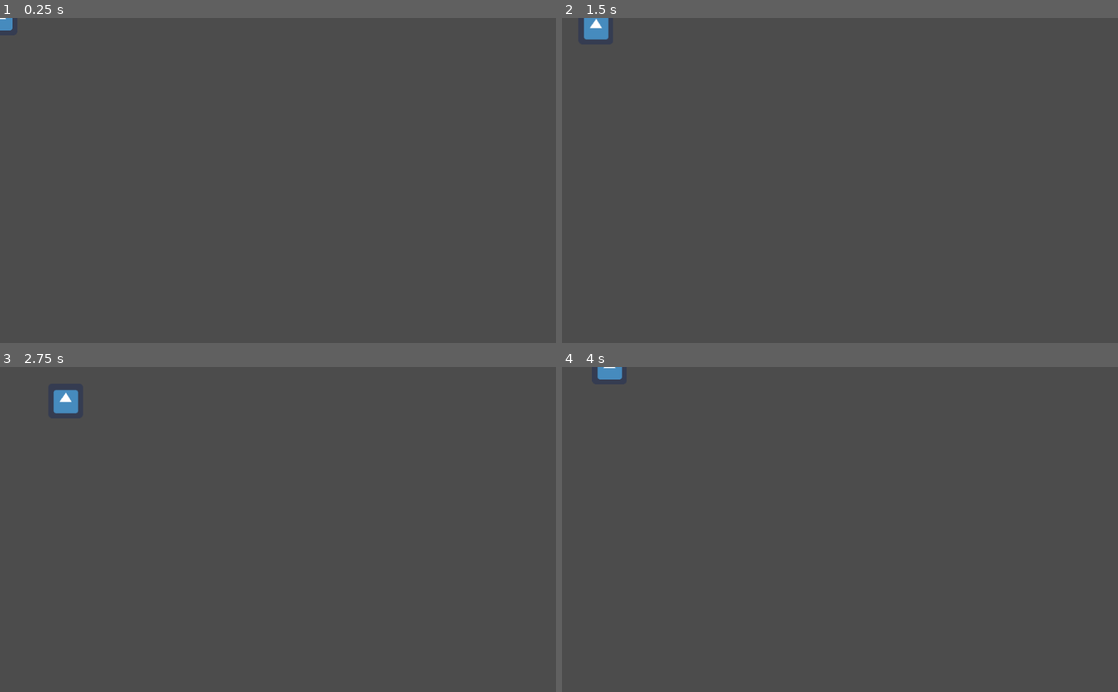
Above: before the commit, frames 1-4 (two rows, left to right).
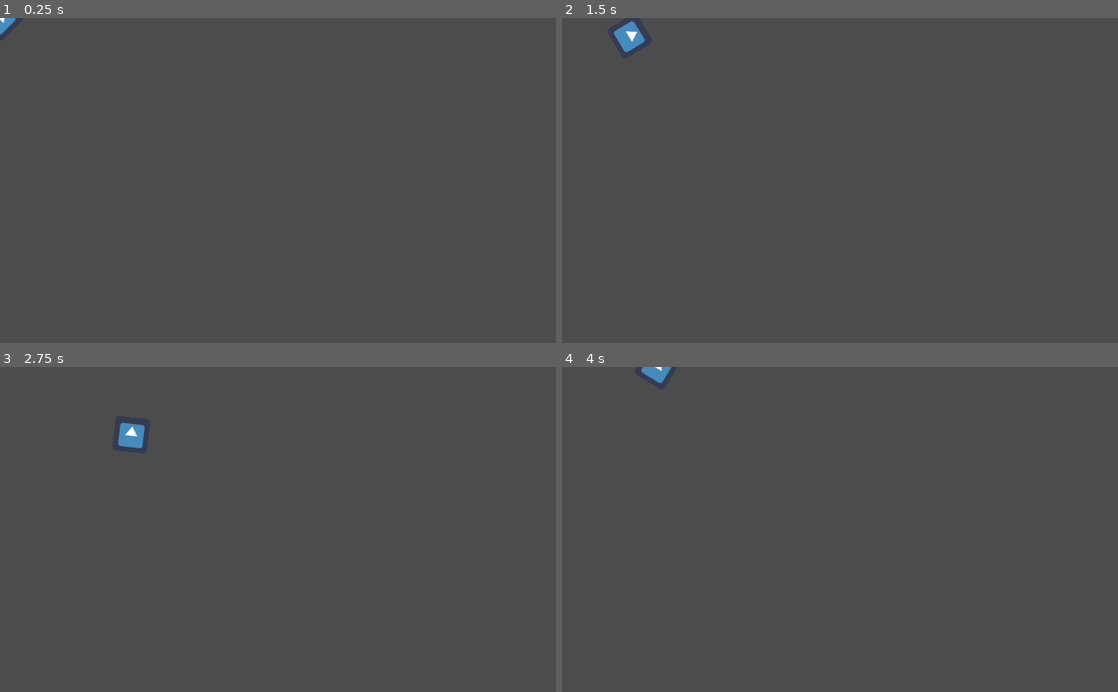
Above: after the commit, the same moments.

Repository: onsetsu/GameJam5
Game: Godot game, scene res://Scenes/Player.tscn
The game is run twice, just before and just after one commit, with the same random seed, the same clock (stepped at 60 frames per second) and the same inputs. This scene is started directly instead of the project's main scene. The engine's default icon, where the game draws it, is replaced by a stand-in: a white triangle on a blue panel in a dark square.
Inputs (mouse positions are in pixels of both pictures, inside the frame that each line leads up to):
- Up to frame 1 (0.25 s): no input
- Up to frame 2 (1.5 s): tap Enter at 0.5 s; move the mouse to (962, 164) at 0.52 s; hold D (move_right) 0.53-1.28 s; move the mouse to (728, 196) at 1.27 s; hold S (move_down) from 1.28 s (still down)
- Up to frame 3 (2.75 s): move the mouse to (333, 458) at 2.02 s; release S (move_down) at 2.03 s; hold D (move_right) from 2.03 s (still down)
- Up to frame 4 (4 s): move the mouse to (812, 594) at 2.77 s; release D (move_right) at 2.78 s; hold W (move_up) 2.78-3.53 s; move the mouse to (1006, 578) at 3.52 s; hold A (move_left) from 3.53 s (still down)

The runs differ from the first frame. In frame 1, less than 0.1% of the frame differs, in the area x 0-3%, y 0-6%; in frame 2, 0.6%; in frame 3, 0.6%, in the area x 9-26%, y 7-25%; in frame 4, 0.3%.

Commit message:
Update player scene

Diff:
--- a/Scenes/Player.tscn
+++ b/Scenes/Player.tscn
@@ -19,7 +19,7 @@
 [node name="Sprite" type="Sprite" parent="." index="0"]
 
 texture = ExtResource( 2 )
-_sections_unfolded = [ "Transform" ]
+_sections_unfolded = [ "Animation", "Region", "Transform" ]
 
 [node name="CollisionShape2D" type="CollisionShape2D" parent="." index="1"]
 
--- a/Scripts/Player.gd
+++ b/Scripts/Player.gd
@@ -2,7 +2,7 @@
 
 # class member variables go here, for example:
 var velocity = Vector2(0, 0);
-var speed = 5000;
+var speed = 10000;
 
 func _ready():
 	# Called when the node is added to the scene for the first time.
@@ -29,6 +29,14 @@
 
 	velocity = direction.normalized() * delta * speed
 
+func rotateTowardMouse():
+	var mousePos = self.get_global_mouse_position()
+	var transform = self.get_transform()
+	self.look_at(mousePos)
+
+
+
 func _physics_process(delta):
 	processInput(delta)
+	rotateTowardMouse()
 	velocity = self.move_and_slide(velocity)
Not shown, added: Animations/playerTest.png.import
